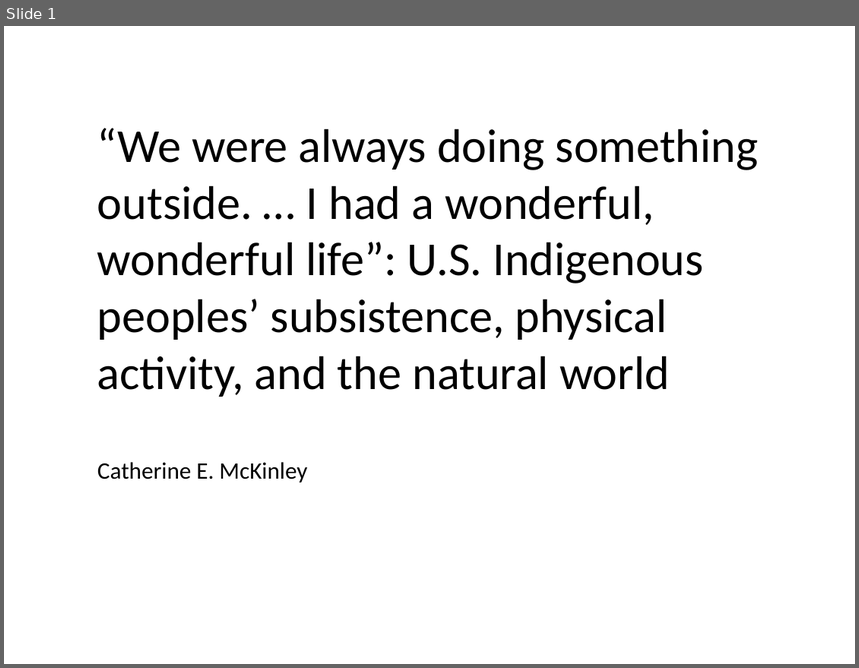
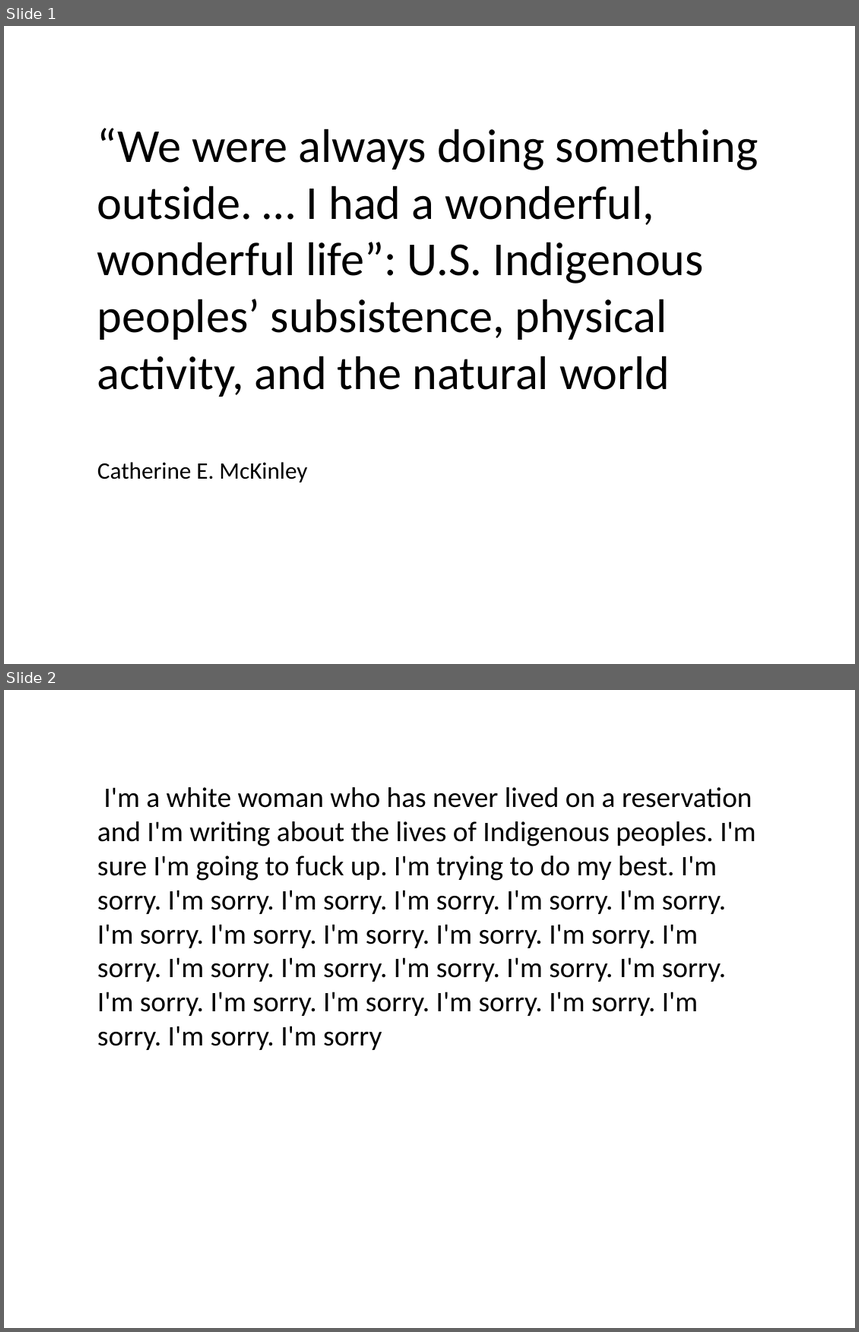
Before and after one commit to Xiaoyany88/INTUITION-Hack, a slide deck: example.pptx. Shown one above the other, each under a label of ours: slide 1 before the commit, slides 1 and 2 after it. The pictures are 859x668 and 859x1332 pixels, drawn with LibreOffice and Linux fonts; fonts in the diff are those of the drawing. Boxes give left, top, right and bottom in pixels: in the first picture for what was removed or moved away, otherwise in the second. Text is boxed around its words. In the diff, an @@ line names an element or a change of style, - is before the commit and + after.

```diff
--- a/example.pptx
+++ b/example.pptx
@@ slide 2 added at (4,690,855,1328), background #FFFFFF @@
@@ text added at (97,787,756,1050), 24 pt, text #000000 @@
+I'm a white woman who has never lived on a reservation and I'm writing about the lives of Indigenous peoples. I'm sure I'm going to fuck up. I'm trying to do my best. I'm sorry. I'm sorry. I'm sorry. I'm sorry. I'm sorry. I'm sorry. I'm sorry. I'm sorry. I'm sorry. I'm sorry. I'm sorry. I'm sorry. I'm sorry. I'm sorry. I'm sorry. I'm sorry. I'm sorry. I'm sorry. I'm sorry. I'm sorry. I'm sorry. I'm sorry. I'm sorry. I'm sorry. I'm sorry
```
Also in this commit, not shown: 13 other slides added, 15 other files.
